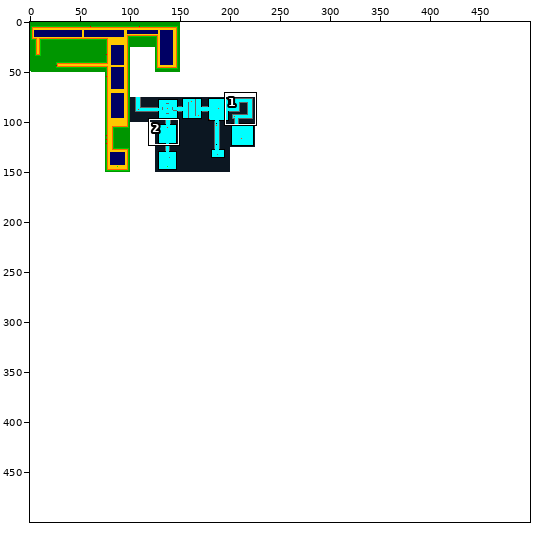
One commit to this sprite sheet: data/map.png. The first picture is a wide view before the edit; the outline marks the close-up.
Close-up. The starting point:
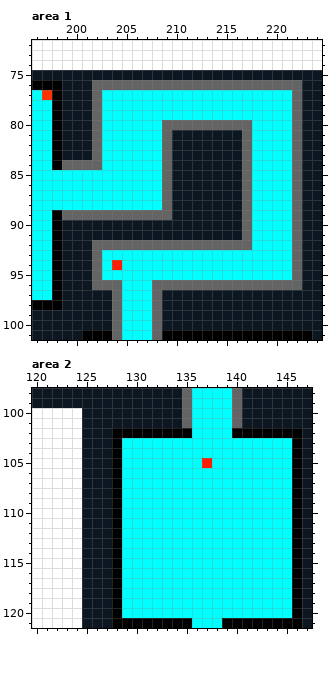
The file is 500x500 pixels. Colours within 5 levels of each other are drawn and written as one. Shown: area 1: x 196..224, y 72..101; area 2: x 120..147, y 98..121.
After:
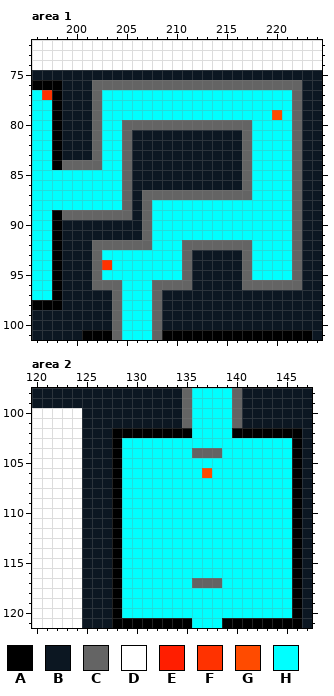
Palette (. is transparent): A #000000  B #0c1722  C #646464  D #ffffff  E #ff1e00  F #ff3200  G #ff4b00  H #00ffff
Edits made:
Area 1:
Colour C becomes colour B in rows 81 to 86 at x 209; in row 89 at x 206; in row 96 at x 212 to 216.
Colour H becomes colour B in rows 81 to 86 at x 206 to 208; in rows 87 to 88 at x 206; in rows 93 to 95 at x 212 to 216.
Colour B becomes colour C in row 87 at x 210 to 216; in rows 90 to 91 at x 207.
Colour H becomes colour C in row 80 at x 205 to 208; in rows 81 to 86 at x 205; in row 87 at x 205 and 207 to 208; in row 88 at x 205 and 207; in rows 93 to 95 at x 211 and 217.
Colour H becomes colour F in row 94 at x 203.
Colour H becomes colour G in row 79 at x 220.
Colour B becomes colour H in rows 88 to 89 at x 210 to 216; in rows 90 to 91 at x 208 to 216.
Colour C becomes colour H in row 88 at x 209 and 217; in row 89 at x 208 to 209 and 217; in rows 90 to 91 at x 217; in row 92 at x 208 to 210.
Colour E becomes colour H in row 94 at x 204.
Area 2:
Colour H becomes colour C in row 104 at x 136 to 138; in row 117 at x 136 to 138.
Colour H becomes colour G in row 106 at x 137.
Colour E becomes colour H in row 105 at x 137.
Pixel boxes of the changes (left, top, right, bottom) in both close-ups:
changed: (272, 110, 282, 120)
changed: (102, 120, 252, 290)
changed: (192, 448, 222, 478)
changed: (192, 578, 222, 588)
